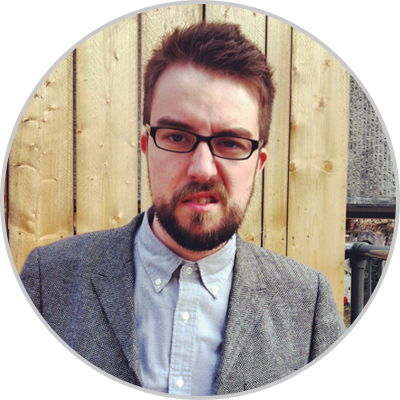
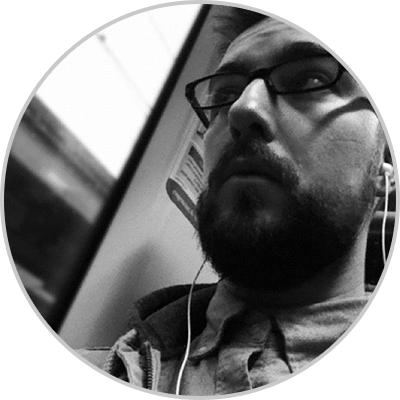
Before/after of a 400 × 400 layered artwork. What changed in the layer stack:
added layer "538825_10151039418932595_1026453864_n" above "Layer 1" over [4, 4, 396, 396]
